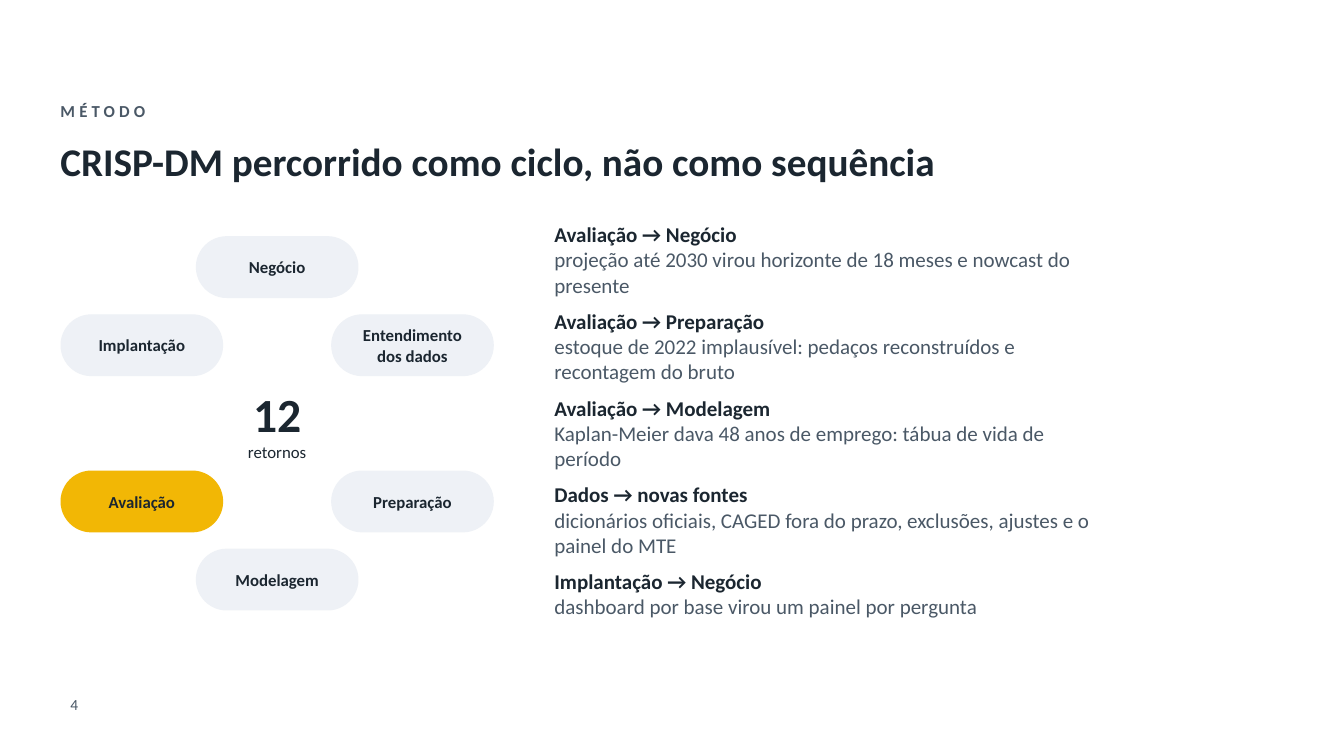
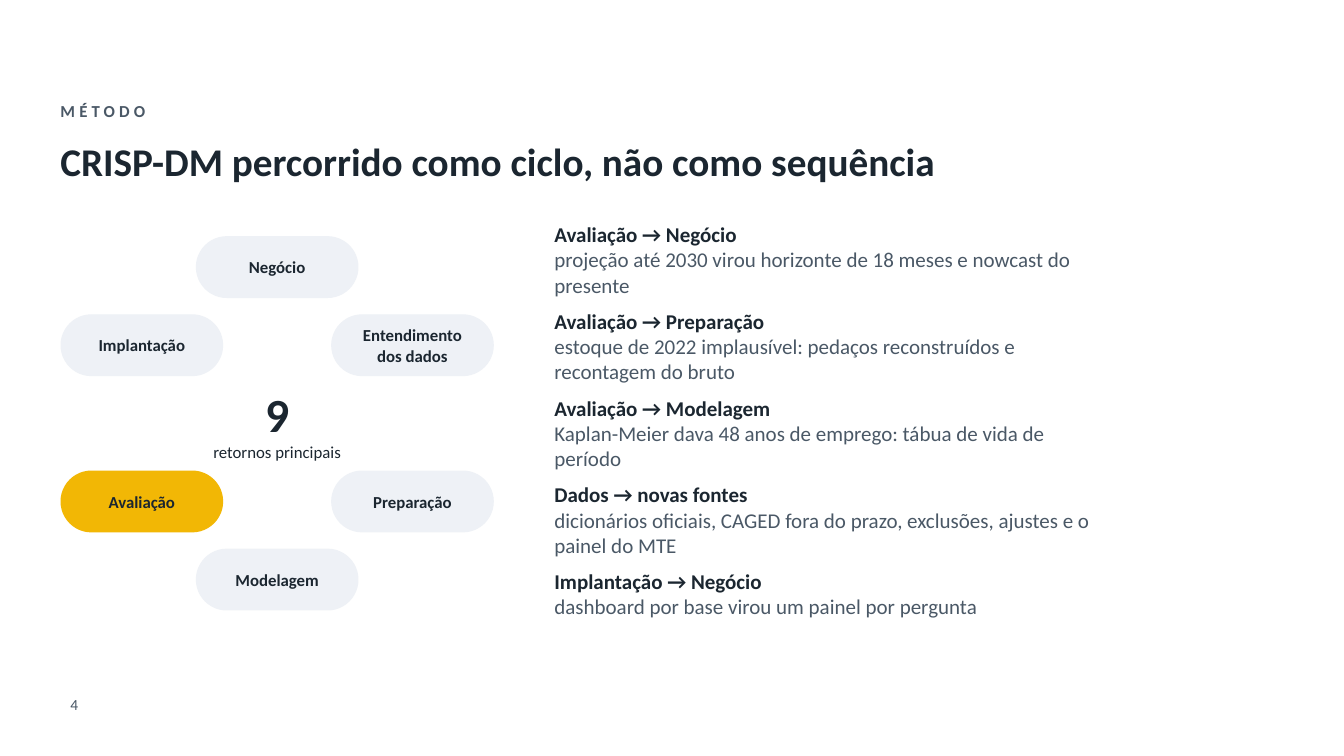
Before and after one commit to GianSE/mercadotech, a slide deck: slide 4 of apresentacao/apresentacao-tcc2.pptx. Drawn at 1344x756 pixels with LibreOffice and Linux fonts; fonts in the diff are those of the drawing; background and template pictures are left out. Boxes give left, top, right and bottom in pixels: in the first picture for what was removed or moved away, otherwise in the second. Text is boxed around its words. In the diff, an @@ line names an element or a change of style, - is before the commit and + after.

```diff
--- a/apresentacao/apresentacao-tcc2.pptx
+++ b/apresentacao/apresentacao-tcc2.pptx
@@ text at (213,401,341,461): text changed @@
-12
-retornos
+9
+retornos principais
```
Also in this commit, not shown: 4 other slides changed, 18 other files.
